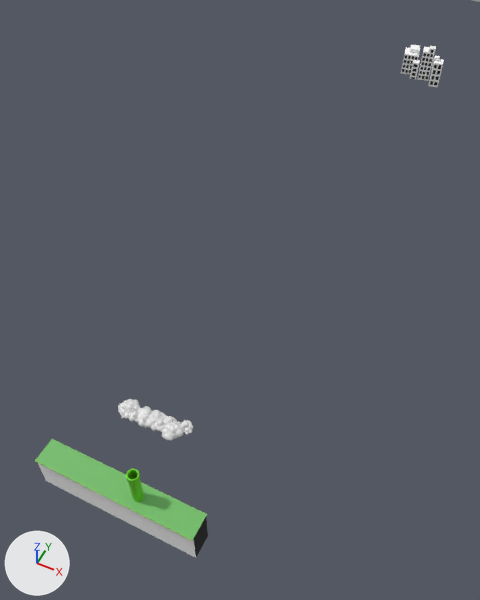
The FBX model data/Level.fbx: old version first, new version second.
Before and after are seen from a camera (50 mm lens) standing at (84.0, -75.0, 202.0) and looking at (-23.0, 140.0, -67.0). Every picture has the same lights, and +X, +Y and +Z are marked at lower left. Where no turn or scale is listed for an object, it has been applied to the vertices.

Names of what the first picture shows: 'City', 'Floor'.
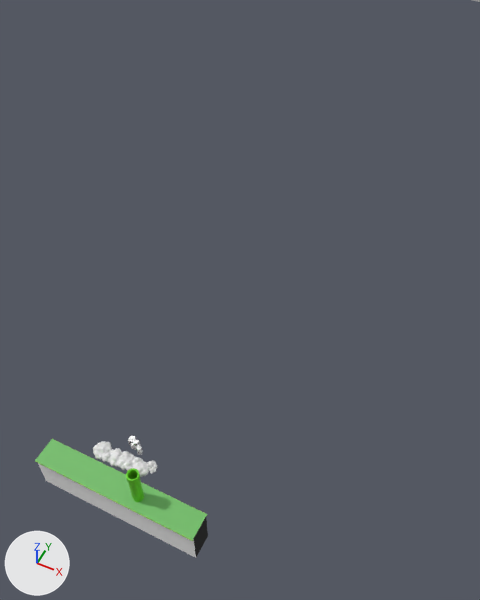
ob_citygroup is not drawn itself; it is the parent of ob_city.
ob_shrubgroup is not drawn itself; it is the parent of ob_shrub2, ob_shrub2_001, ob_shrub2_002, ob_shrub_006, ob_shrub_002, ob_shrub2_004, ob_shrub, ob_shrub_005.

The edits, one by one:
Object 'CityGroup' (ob_citygroup) moves from (-4.0, 407.4, -59.96) to (-3.466, 17.82, -12.03).
Object 'CityGroup' (ob_citygroup) is rescaled from (1.0, 1.0, 1.0) to (0.201, 0.201, 0.201).
Object 'ShrubGroup' (ob_shrubgroup) moves from (-2.292, 29.67, -16.65) to (-2.485, 9.375, -13.57).
Object 'ShrubGroup' (ob_shrubgroup) is rescaled from (1.0, 1.0, 1.0) to (0.815, 0.815, 0.815).

Changed parts and their boxes (x1, y1, x2, y2) in the pictures (480 x 600 px):
'City', moved, rescaled (64% narrower, 53% shorter)
    before: (401, 45, 444, 87)
    after: (128, 436, 143, 455)
'Shrub2.001', moved, rescaled (13% narrower, 10% shorter)
    before: (118, 399, 140, 419)
    after: (93, 441, 112, 459)
'Shrub2.004', moved, rescaled
    before: (162, 421, 184, 441)
    after: (131, 462, 149, 477)
'Shrub2.002', moved, rescaled (10% narrower, 9% shorter)
    before: (146, 410, 166, 431)
    after: (116, 451, 134, 470)
'Shrub2', moved, rescaled (12% narrower, 13% shorter)
    before: (137, 406, 153, 428)
    after: (109, 448, 123, 467)
'Shrub.006', moved, rescaled (15% narrower, 6% shorter)
    before: (181, 420, 193, 435)
    after: (147, 460, 157, 474)
'Shrub.002', moved, rescaled
    before: (153, 420, 166, 432)
    after: (123, 461, 133, 471)
'Shrub', moved, rescaled (9% narrower, 14% shorter)
    before: (129, 410, 139, 423)
    after: (102, 452, 111, 463)
'Shrub.005', moved, rescaled (7% narrower, 11% shorter)
    before: (164, 416, 177, 424)
    after: (132, 457, 144, 464)
